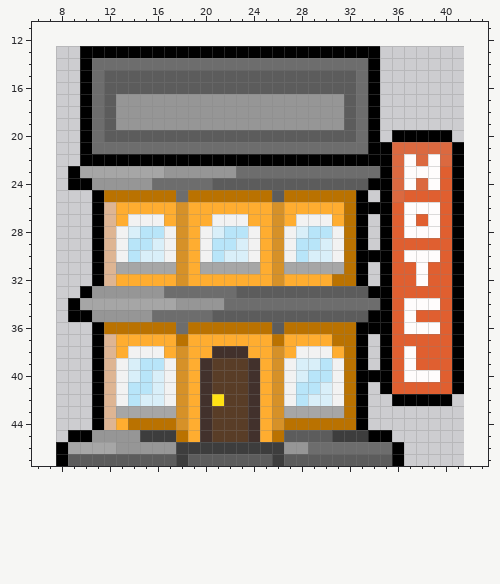
Pixel-art sprite -- res/object/hotel2.png. Above: the version before the commit.
The file is 34x35 pixels. Colours within 5 levels of each other are drawn and written as one. Shown: x 6..43, y 11..47. The old version is drawn lined up with the new one, on the new canvas.
And afterwards:
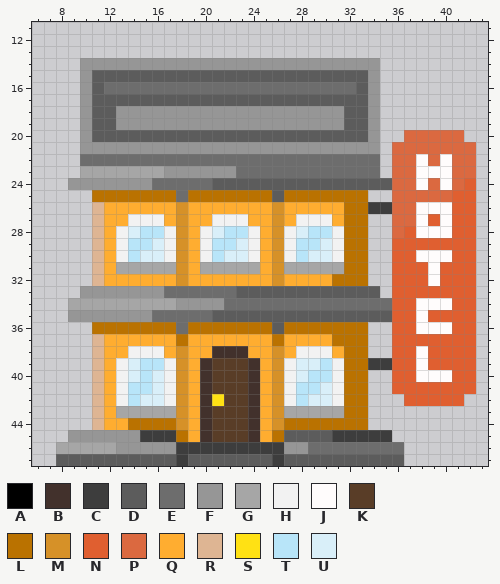
Palette (. is transparent): A #000000  B #42312c  C #3d3d3d  D #5c5c5c  E #6d6d6d  F #969696  G #a6a6a6  H #f2f2f2  J #fffcfc  K #593d27  L #ba7200  M #d69128  N #e05f30  P #db6940  Q #ffad30  R #deb593  S #ffe114  T #b8e5f9  U #d9eff9
What changed:
canvas 34x35 -> 48x48, the old top-left corner now at 8,13
y 13: x 10..34 AAAAAAAAAAAAAAAAAAAAAAAAA -> .........................
y 14: x 10..34 AEEEEEEEEEEEEEEEEEEEEEEEA -> FFFFFFFFFFFFFFFFFFFFFFFFF
y 15: x 10..11 AE -> FD; x 33..34 EA -> DF
y 16: x 10..34 AEDDDDDDDDDDDDDDDDDDDDDEA -> FDEEEEEEEEEEEEEEEEEEEEEDF
y 17: x 10..11 AE -> FD; x 13..31 FFFFFFFFFFFFFFFFFFF -> DDDDDDDDDDDDDDDDDDD; x 33..34 EA -> DF
y 18..19: x 10..11 AE -> FD; x 33..34 EA -> DF
y 20: x 10..11 AE -> FD; x 33..34 EA -> DF; x 36..41 AAAAA. -> .PPPPP
y 21: x 10..35 AEEEEEEEEEEEEEEEEEEEEEEEAA -> FFFFFFFFFFFFFFFFFFFFFFFFF.; x 41..42 A. -> PP
y 22: x 10..35 AAAAAAAAAAAAAAAAAAAAAAAAAA -> EEEEEEEEEEEEEEEEEEEEEEEEE.; x 37..42 JPJPA. -> PJPJPP
y 23: x 9 A -> .; x 35 A -> .; x 37 J -> P; x 40..42 NA. -> JPP
y 24: x 9..10 AA -> FF; x 34..35 AA -> DD; x 37..42 JPJNA. -> PJPJPN
y 25: x 11 A -> L; x 33 A -> L; x 35 A -> .; x 37..42 NNNNA. -> PPPPNN
y 26: x 11..12 AR -> RQ; x 33..37 AAANJ -> LCCPP; x 40..42 NA. -> JNN
y 27: x 11..12 AR -> RQ; x 33 A -> L; x 35..42 ANJNJNA. -> .PPJNJNN
y 28: x 11..12 AR -> RQ; x 33 A -> L; x 35..37 ANJ -> .PN; x 40..42 NA. -> JNN
y 29: x 11..12 AR -> RQ; x 33 A -> L; x 35 A -> .; x 41..42 A. -> NN
y 30: x 11..12 AR -> RQ; x 33..35 AAA -> L..; x 37 J -> N; x 40..42 NA. -> JNN
y 31..32: x 11..12 AR -> RQ; x 33 A -> L; x 35 A -> .; x 38..39 JN -> NJ; x 41..42 A. -> NN
y 33: x 10 A -> F; x 34..35 AA -> D.; x 41..42 A. -> NN
y 34: x 9 A -> G; x 35 A -> E; x 37 J -> N; x 40..42 NA. -> JNN
y 35: x 9..10 AA -> FF; x 34..35 AA -> DD; x 37..38 JN -> NJ; x 41..42 A. -> NN
y 36: x 11 A -> L; x 33..35 AAA -> L..; x 37 J -> N; x 40..42 NA. -> JNN
y 37: x 11..12 AR -> RQ; x 33 A -> L; x 35 A -> .; x 41..42 A. -> NN
y 38: x 11..12 AR -> RQ; x 33 A -> L; x 35 A -> .; x 37..38 JN -> NJ; x 41..42 A. -> NN
y 39: x 11..12 AR -> RQ; x 33..35 A.A -> LCC; x 37..38 JN -> NJ; x 41..42 A. -> NN
y 40: x 11..12 AR -> RQ; x 33..35 AAA -> L..; x 37 J -> N; x 40..42 NA. -> JNN
y 41: x 11..12 AR -> RQ; x 33 A -> L; x 35 A -> .; x 41..42 A. -> NN
y 42: x 11..12 AR -> RQ; x 33 A -> L; x 36..41 AAAAA. -> .NNNNN
y 43..44: x 11..12 AR -> RQ; x 33 A -> L
y 45: x 9..10 AA -> FF; x 34..35 AA -> CC
y 46: x 8 A -> G; x 36 A -> E
y 47: x 8 A -> D; x 36 A -> D
